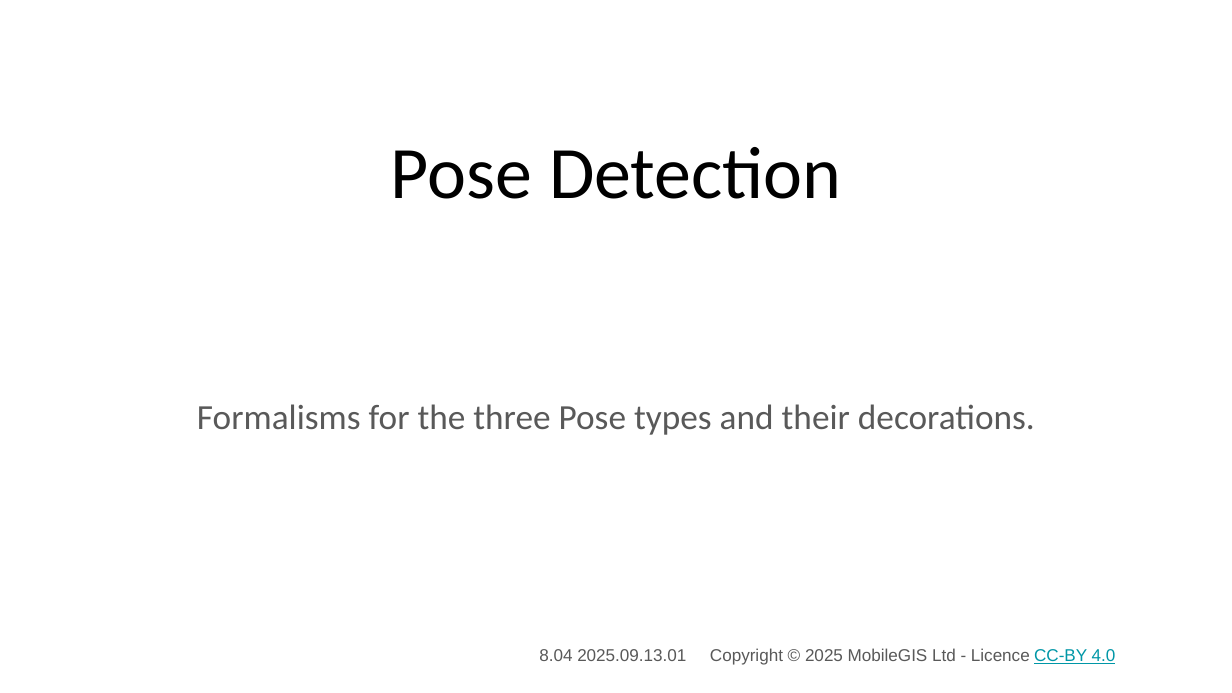
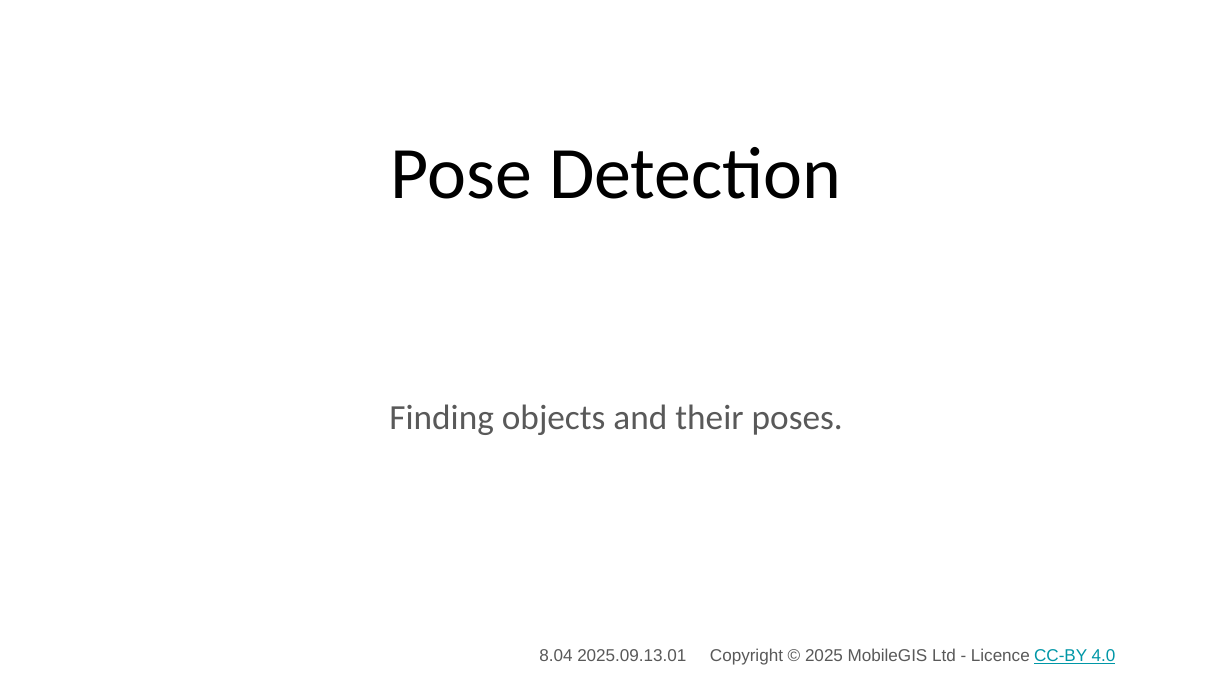
Before and after one commit to 3DXScape/PoseBits, a slide deck: slide 1 of Slides/Pose Detection/Pose_Detection_01.pptx. Drawn at 1232x693 pixels with LibreOffice and Linux fonts; fonts in the diff are those of the drawing; background and template pictures are left out. Boxes give left, top, right and bottom in pixels: in the first picture for what was removed or moved away, otherwise in the second. Text is boxed around its words. In the diff, an @@ line names an element or a change of style, - is before the commit and + after.

```diff
--- a/Slides/Pose Detection/Pose_Detection_01.pptx
+++ b/Slides/Pose Detection/Pose_Detection_01.pptx
@@ subtitle at <box>389,404,843,435</box>: text changed @@
-Formalisms for the three Pose types and their decorations.
+Finding objects and their poses.
```
Also in this commit, not shown: 1 other slide changed, 2 slides added, 2 other files.
